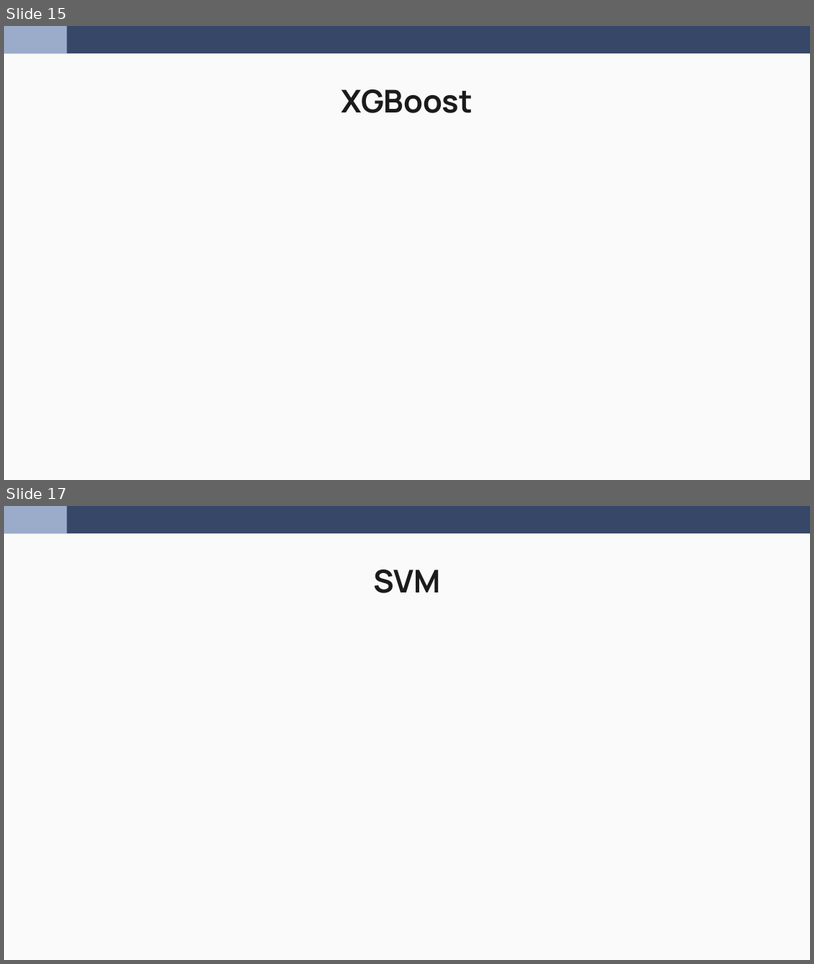
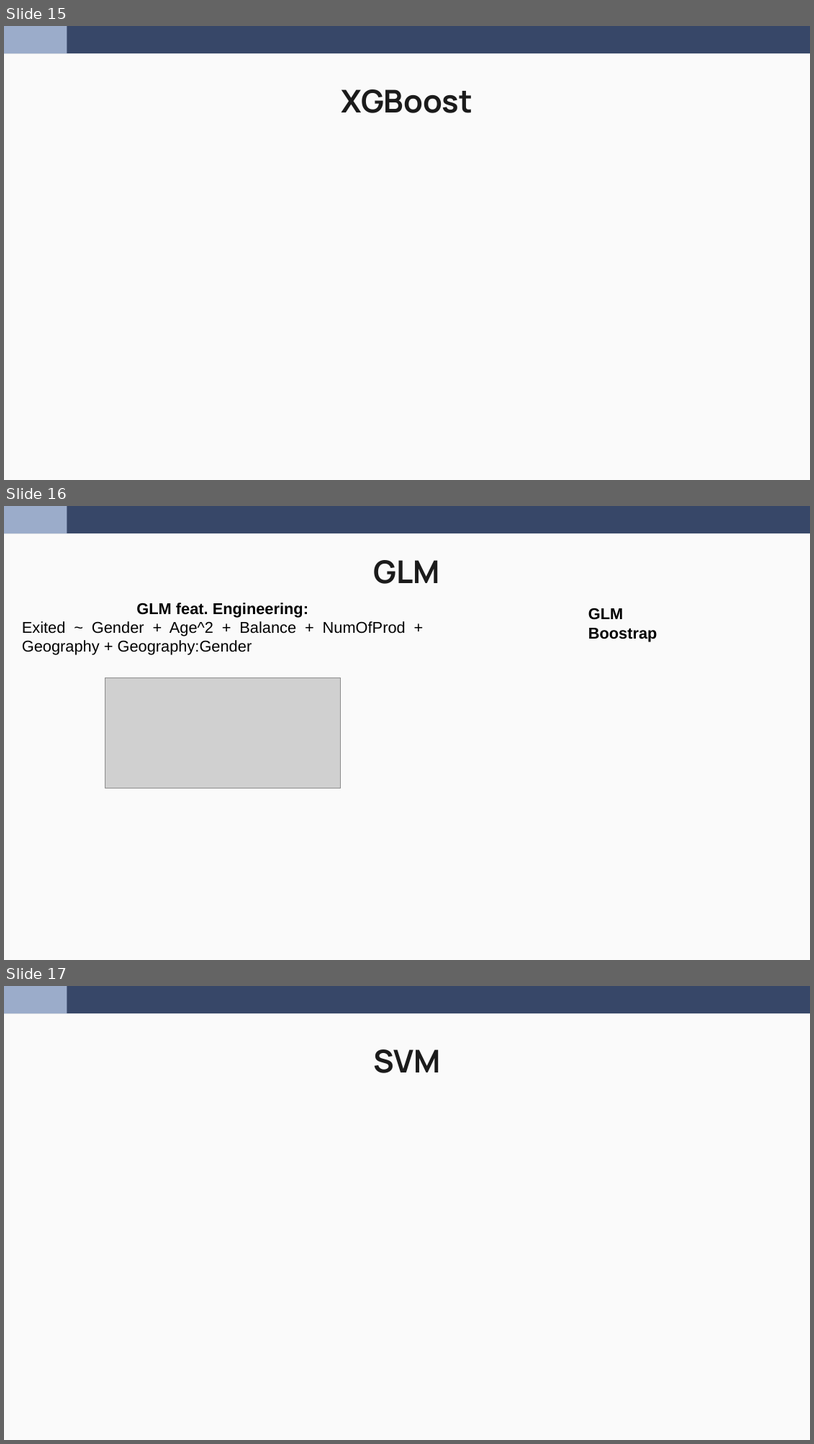
Before and after one commit to wen2111/Mineria, a slide deck: Entrega_2/00.REPORTE/Reporte_Grupo5.pptx. Shown one above the other, each under a label of ours: slides 15 and 17 before the commit, slides 15, 16 and 17 after it; the slides between them are not shown. The pictures are 814x964 and 814x1444 pixels, drawn with LibreOffice and Linux fonts; fonts in the diff are those of the drawing; grey boxes stand for pictures. Boxes give left, top, right and bottom in pixels: in the first picture for what was removed or moved away, otherwise in the second. Text is boxed around its words. In the diff, an @@ line names an element or a change of style, - is before the commit and + after.

```diff
--- a/Entrega_2/00.REPORTE/Reporte_Grupo5.pptx
+++ b/Entrega_2/00.REPORTE/Reporte_Grupo5.pptx
@@ slide 16 added at [4, 506, 810, 960], background #FAFAFA; not listed: 2 template elements that a slide beside it also shows @@
@@ title added at [374, 560, 440, 584], 28 pt, text #1B1B1B, bold @@
+GLM
@@ text added at [22, 602, 406, 655], 14 pt, text #000000 @@
+GLM feat. Engineering:
+Exited ~ Gender + Age^2 + Balance + NumOfProd + Geography + Geography:Gender
@@ text added at [589, 608, 658, 641], 14 pt, text #000000, bold @@
+GLM Boostrap
@@ picture added at [106, 678, 340, 788] @@
```
Also in this commit, not shown: 4 slides changed, 1 slide removed.
